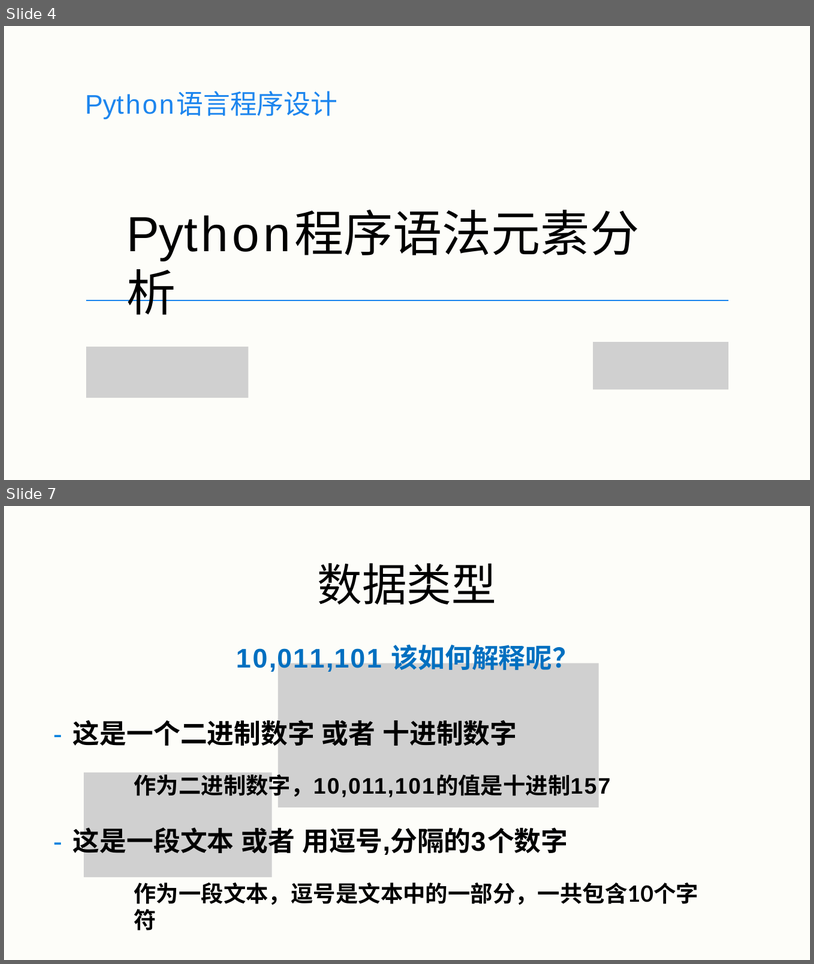
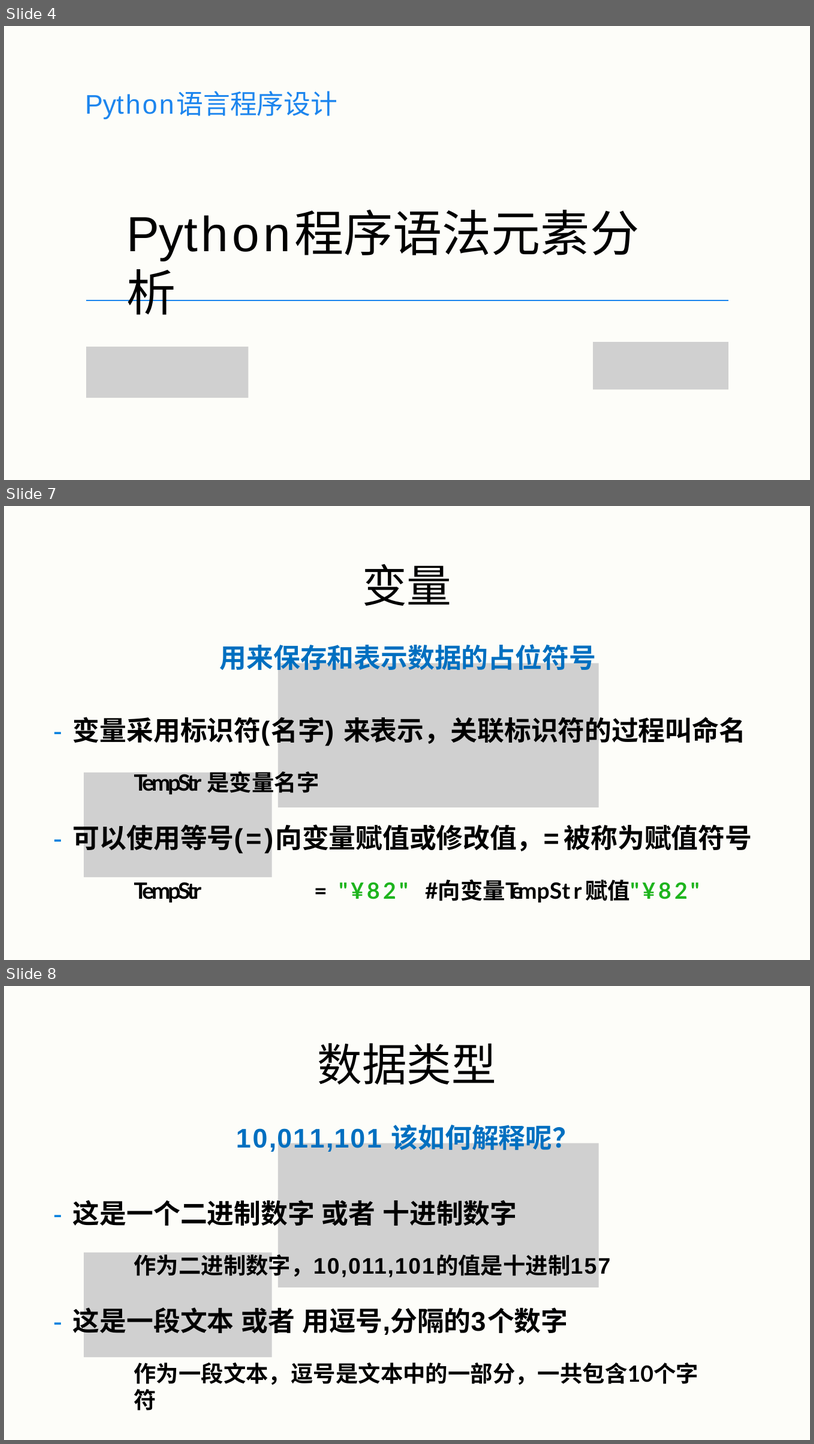
Before and after one commit to xpyuanfly/python-jxbj, a slide deck: 2.python程序实例解析/(09.24星期四上课版)python程序实例解析.pptx. Shown one above the other, each under a label of ours: slides 4 and 7 before the commit, slides 4, 7 and 8 after it; the slides between them are not shown. The pictures are 814x964 and 814x1444 pixels, drawn with LibreOffice and Linux fonts; fonts in the diff are those of the drawing; grey boxes stand for pictures. Boxes give left, top, right and bottom in pixels: in the first picture for what was removed or moved away, otherwise in the second. Text is boxed around its words. In the diff, an @@ line names an element or a change of style, - is before the commit and + after.

```diff
--- a/2.python程序实例解析/(09.24星期四上课版)python程序实例解析.pptx
+++ b/2.python程序实例解析/(09.24星期四上课版)python程序实例解析.pptx
@@ slide 7 added at [4, 506, 810, 960], background #FFFFFF; not listed: 1 template element that a slide beside it also shows @@
@@ text added at [362, 564, 452, 606], 40 pt, text #000000 @@
+变量
@@ title added at [220, 640, 596, 675], 24 pt, text #006FC0, bold @@
+用来保存和表示数据的占位符号
@@ picture added at [278, 663, 599, 808] @@
@@ text added at [73, 712, 753, 903], 24 pt, text #000000, bold @@
+- 变量采用标识符(名字) 来表示，关联标识符的过程叫命名
+TempStr 是变量名字
+- 可以使用等号(=)向变量赋值或修改值，=被称为赋值符号
+TempStr = "¥82" #向变量TempStr赋值"¥82"
@@ picture added at [84, 772, 272, 877] @@
@@ what was slide 7 is now slide 8 @@
```
Also in this commit, not shown: 2 slides changed, 1 other slide added, 2 other files.
